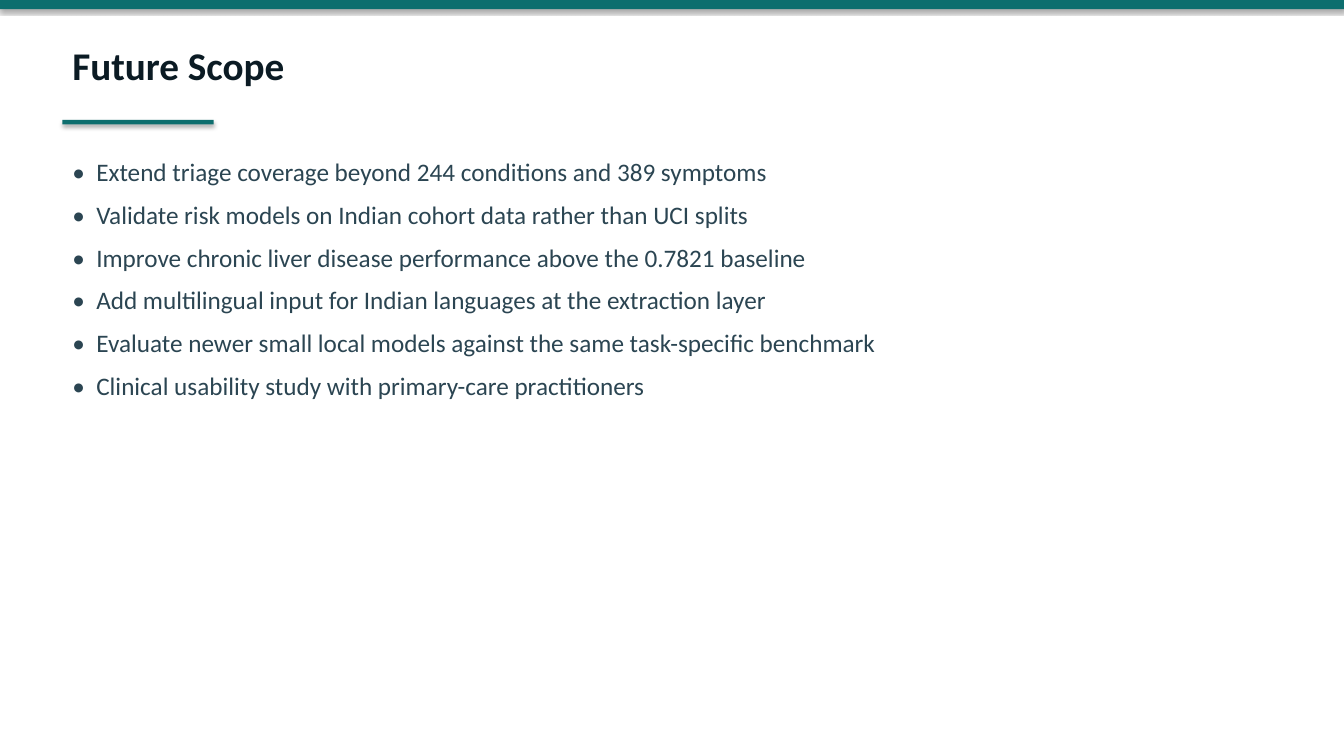
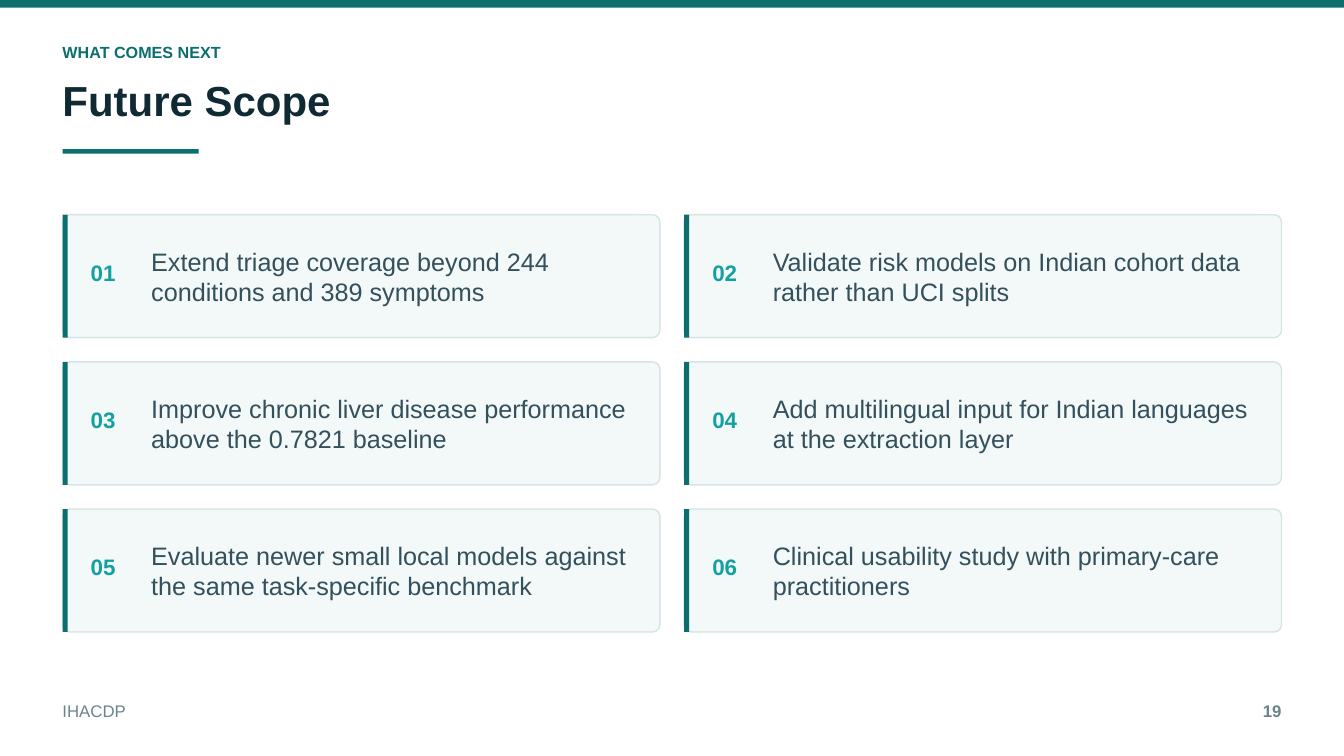
Before and after one commit to thanishq0110/IHACDP, a slide deck: slide 19 of docs/IHACDP_Presentation.pptx. Drawn at 1344x756 pixels with LibreOffice and Linux fonts; fonts in the diff are those of the drawing. Boxes give left, top, right and bottom in pixels: in the first picture for what was removed or moved away, otherwise in the second. Text is boxed around its words. In the diff, an @@ line names an element or a change of style, - is before the commit and + after.

```diff
--- a/docs/IHACDP_Presentation.pptx
+++ b/docs/IHACDP_Presentation.pptx
@@ rectangle at [0, 0, 1344, 7]: shadow off @@
@@ text added at [62, 46, 221, 58], 11.5 pt, text #0D6E6E, bold @@
+WHAT COMES NEXT
@@ text "Future Scope": place and size @@
-text "Future Scope" at [72, 54, 284, 86]
+text "Future Scope" at [62, 86, 331, 125]
@@ text "Future Scope" at [62, 86, 331, 125]: size 28 to 30 pt, font Calibri to Arial, text colour #0B1B24 to #0F2A33 @@
@@ rectangle at [63, 149, 199, 153]: shadow off @@
@@ rectangle: place and size @@
-rectangle at [63, 120, 214, 124]
+rectangle at [63, 149, 199, 153]
@@ text removed at [96, 163, 875, 399] @@
-• Extend triage coverage beyond 244 conditions and 389 symptoms
-• Validate risk models on Indian cohort data rather than UCI splits
-• Improve chronic liver disease performance above the 0.7821 baseline
-• Add multilingual input for Indian languages at the extraction layer
-• Evaluate newer small local models against the same task-specific benchmark
-• Clinical usability study with primary-care practitioners
@@ rounded rectangle added at [63, 215, 660, 338], fill #F3F8F8, outline #D5E4E4 1 pt @@
@@ rectangle added at [63, 215, 68, 338], fill #0D6E6E @@
@@ rounded rectangle added at [685, 215, 1282, 338], fill #F3F8F8, outline #D5E4E4 1 pt @@
@@ rectangle added at [685, 215, 690, 338], fill #0D6E6E @@
@@ text added at [91, 265, 116, 282], 16 pt, text #14A0A0, bold @@
+01
@@ text added at [151, 252, 549, 307], 18 pt, text #33505C @@
+Extend triage coverage beyond 244 conditions and 389 symptoms
@@ text added at [712, 265, 737, 282], 16 pt, text #14A0A0, bold @@
+02
@@ text added at [773, 252, 1240, 307], 18 pt, text #33505C @@
+Validate risk models on Indian cohort data rather than UCI splits
@@ rounded rectangle added at [63, 362, 660, 485], fill #F3F8F8, outline #D5E4E4 1 pt @@
@@ rectangle added at [63, 362, 68, 485], fill #0D6E6E @@
@@ rounded rectangle added at [685, 362, 1282, 485], fill #F3F8F8, outline #D5E4E4 1 pt @@
@@ rectangle added at [685, 362, 690, 485], fill #0D6E6E @@
@@ text added at [91, 412, 116, 429], 16 pt, text #14A0A0, bold @@
+03
@@ text added at [151, 399, 625, 449], 18 pt, text #33505C @@
+Improve chronic liver disease performance above the 0.7821 baseline
@@ text added at [712, 412, 737, 429], 16 pt, text #14A0A0, bold @@
+04
@@ text added at [773, 399, 1247, 454], 18 pt, text #33505C @@
+Add multilingual input for Indian languages at the extraction layer
@@ rounded rectangle added at [63, 509, 660, 632], fill #F3F8F8, outline #D5E4E4 1 pt @@
@@ rectangle added at [63, 509, 68, 632], fill #0D6E6E @@
@@ rounded rectangle added at [685, 509, 1282, 632], fill #F3F8F8, outline #D5E4E4 1 pt @@
@@ rectangle added at [685, 509, 690, 632], fill #0D6E6E @@
@@ text added at [91, 559, 116, 576], 16 pt, text #14A0A0, bold @@
+05
@@ text added at [151, 546, 626, 601], 18 pt, text #33505C @@
+Evaluate newer small local models against the same task-specific benchmark
@@ text added at [712, 559, 737, 576], 16 pt, text #14A0A0, bold @@
+06
@@ text added at [773, 546, 1219, 601], 18 pt, text #33505C @@
+Clinical usability study with primary-care practitioners
@@ text added at [62, 705, 125, 717], 12 pt, text #6B848E @@
+IHACDP
@@ text added at [1263, 705, 1282, 717], 12 pt, text #6B848E, bold @@
+19
```
Also in this commit, not shown: 18 other slides changed, 1 slide added, 1 slide removed, 14 other files.
